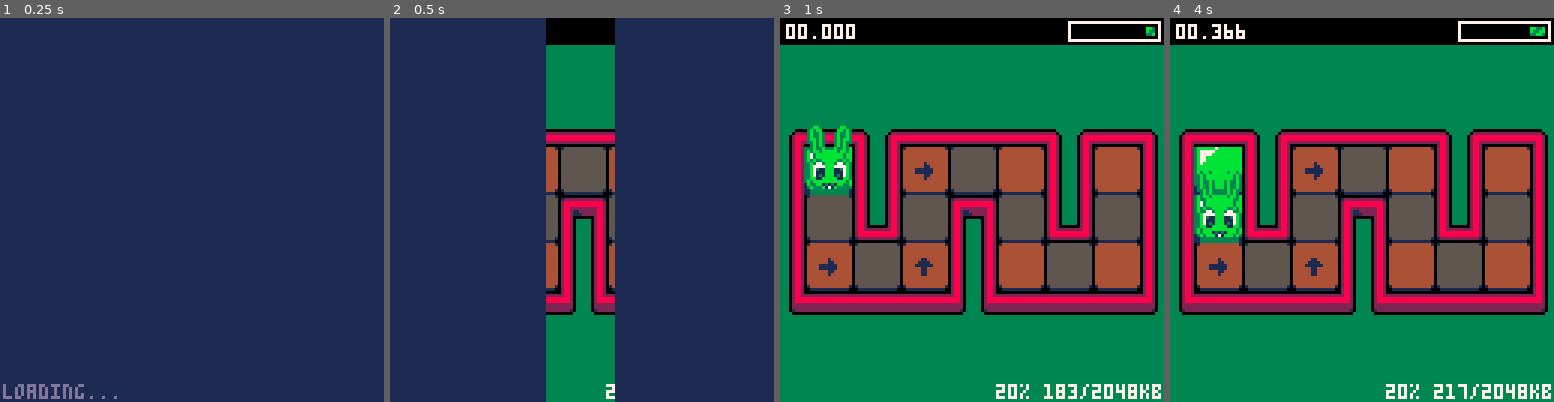
Above: before the commit, frames 1-4 (left to right).
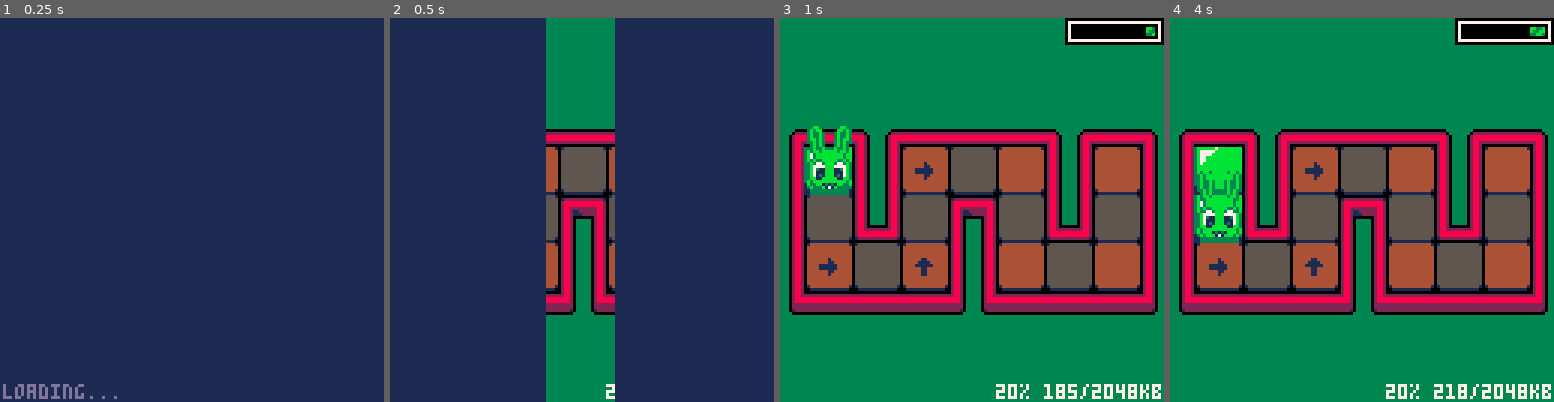
Above: after the commit, the same moments.

Repository: CyanSorcery/blobun_mini
Game: PICO-8 cartridge blobun_mini.p8
Two runs of this game, one before a commit and one after it. Both use one fixed random seed, a clock stepped at 60 frames per second and the inputs below.
Inputs:
- Up to frame 1 (0.25 s): no input
- Up to frame 2 (0.5 s): tap X (X key) at 0.33 s
- Up to frame 3 (1 s): tap O (Z key) at 0.7 s
- Up to frame 4 (4 s): tap X (X key) at 1.07, 1.85, 2.97 s; hold Right 1.6-2.1 s; tap O (Z key) every 0.4 s from 1.7 to 3.7 s; hold Up 2.15-2.42 s; hold Right 2.47-3.03 s; hold Left 3.08-3.58 s; hold Down 3.63-3.97 s

Frame 1 is identical in both runs. In frame 2, 1.3% of the frame differs, in the area x 40-59%, y 0-8%; in frame 3, 5.2%; in frame 4, 5.3%, in the area x 0-77%, y 0-100%.

Commit message:
improve menu flow for end puzzle

Diff:
--- a/blobun_mini.p8
+++ b/blobun_mini.p8
@@ -132,6 +132,8 @@
   if (g_outro_anim == 0) then
    if (g_game_mode_target == 0) then
     unpack_title()
+   elseif (g_game_mode_target == 1) then
+    unpack_stage_select()
    elseif (g_game_mode_target == 2) then
     unpack_level(g_puzz_world_target, g_puzz_level_target)
    elseif (g_game_mode_target == 3) then
@@ -271,28 +273,10 @@
  g_puzz_world_index, g_puzz_level_index, g_puzz_curr_fst = _world, _stage, g_levels[_world][_stage]
 
  -- add menuitems for this
-
- menuitem(1, "restart puzzle",
- function()
-  set_game_mode(2, g_puzz_world_index, g_puzz_level_index)
- end
- )
- menuitem(2, "skip puzzle",
-  function()
-  set_game_mode(2, g_puzz_world_index, g_puzz_level_index + 1)
-  end
- )
- menuitem(3, "stage select",
-  function()
-   set_game_mode(1)
-  end
- )
- menuitem(4, "go to title",
-  function()
-   set_game_mode(0)
-  end
- )
-
+ menuitem(1, "restart puzzle", menuitem_puzz_restart)
+ menuitem(2, "skip puzzle", menuitem_puzz_skip)
+ menuitem(3, "stage select", menuitem_puzz_stage_select)
+ menuitem(4, "go to title", menuitem_puzz_goto_title)
 
  -- get ready to parse the level data
  local _level_data = {}
--- a/scripts/s_config.lua
+++ b/scripts/s_config.lua
@@ -4,13 +4,13 @@
 
  --[[
 	slot 63:
-	0: save initialized
-	1: show timers (off)
-	2: slime overlap (on)
-	3: sprint by default (off)
-	4: music (on)
-	5: sfx (on)
-	6: lesbians (on)
+	1: save initialized
+	2: show timers (off)
+	3: slime overlap (on)
+	4: sprint by default (off)
+	5: music (on)
+	6: sfx (on)
+	7: lesbians (on)
 
 	slot 62:
 	4 bits per world (max 8)
--- a/scripts/s_gameplay.lua
+++ b/scripts/s_gameplay.lua
@@ -59,16 +59,18 @@
  -- mem
  print(flr(stat(0)).."/2048kb", 88, 122, 7)
 
- local _bott_msg_y = lerp(127, 115, g_bottom_msg_anim)
+ local _show_timers = dget(63) & 0x2 == 0x2
+ local _bott_msg_y, _left_top_bar = lerp(127, 115, g_bottom_msg_anim), _show_timers and 0 or 95
 
  -- darken areas of the screen
  poke(0x5F54, 0x60)
  pal({0,0,0,1,1,1,5,5,2,5,5,1,1,1,2,5})
- sspr(0, 0, 128, 9, 0, 0)
+ sspr(_left_top_bar, 0, 128, 9, _left_top_bar, 0)
  if (g_bottom_msg_anim > 0) sspr(0, _bott_msg_y, 128, 16, 0, _bott_msg_y)
  pal()
  poke(0x5F54, 0x00)
- print(format_time(g_level_time), 2, 2, 7)
+ if (_show_timers) print(format_time(g_level_time), 2, 2, 7)
+
  -- draw slimebar
  --rectfill(95, 0, 127, 8, 0)
  rect(96, 1, 126, 7, 7)
--- a/scripts/s_menu.lua
+++ b/scripts/s_menu.lua
@@ -83,3 +83,25 @@
  _item.i_setting = _setting
  return _item
 end
+
+function menu_create_puzz_win()
+ menu_create(16, 64, 96,{
+  menu_item_base("next puzzle", menuitem_puzz_skip),
+  menu_item_base("restart puzzle", menuitem_puzz_restart),
+  menu_item_base("stage select", menuitem_puzz_stage_select),
+  menu_item_base("go to title", menuitem_puzz_goto_title)
+ })
+end
+
+function menuitem_puzz_restart()
+ set_game_mode(2, g_puzz_world_index, g_puzz_level_index)
+end
+function menuitem_puzz_skip()
+ set_game_mode(2, g_puzz_world_index, g_puzz_level_index + 1)
+end
+function menuitem_puzz_stage_select()
+ set_game_mode(1)
+end
+function menuitem_puzz_goto_title()
+ set_game_mode(0)
+end
--- a/scripts/s_player.lua
+++ b/scripts/s_player.lua
@@ -28,14 +28,17 @@
  -- if lesbians aren't allowed, don't do this
  if (not setting_get(6)) return
 
+ local _btn4_press = btn(4) and g_btn4_held == false
+ g_btn4_held = btn(4)
+
  -- jiggle animation countdown
  _obj.jiggle = max(_obj.jiggle - 0.2, 0)
 
  -- do undo?
  if (btnp(5) and not g_level_win) perform_undo()
 
- -- show pause menu on victory? (tmp)
- if (btnp(4) and g_level_win and g_bottom_msg_anim == 1) extcmd("pause")
+ -- show pause menu on victory?
+ if (_btn4_press and g_level_win and g_bottom_msg_anim == 1 and count(g_menu) == 0) menu_create_puzz_win()
 
 
  -- do the move animation
@@ -56,8 +59,7 @@
   if (_obj.ismove == true) player_end_move(_obj)
 
   -- sprint jiggle?
-  if (btn(4) and g_btn4_held == false) _obj.jiggle = 1
-  g_btn4_held = btn(4)
+  if (_btn4_press) _obj.jiggle = 1
 
   -- move her around the playfield?
   _obj.sprint = false
@@ -105,13 +107,8 @@
  -- have we won?
  if (g_level_win == false and g_level_touched >= g_level_tiles) then
   g_level_win = true
-  -- add option for next stage, and remove "skip puzzle" option
-  menuitem(1, "next stage",
-   function()
-   set_game_mode(2, g_puzz_world_index, g_puzz_level_index + 1)
-   end
-  )
-  menuitem(2)
+  -- get rid of menu options since we have our own
+  for i=1,5 do menuitem(i) end
  end
 
  -- if we've won, make stephanie face down
